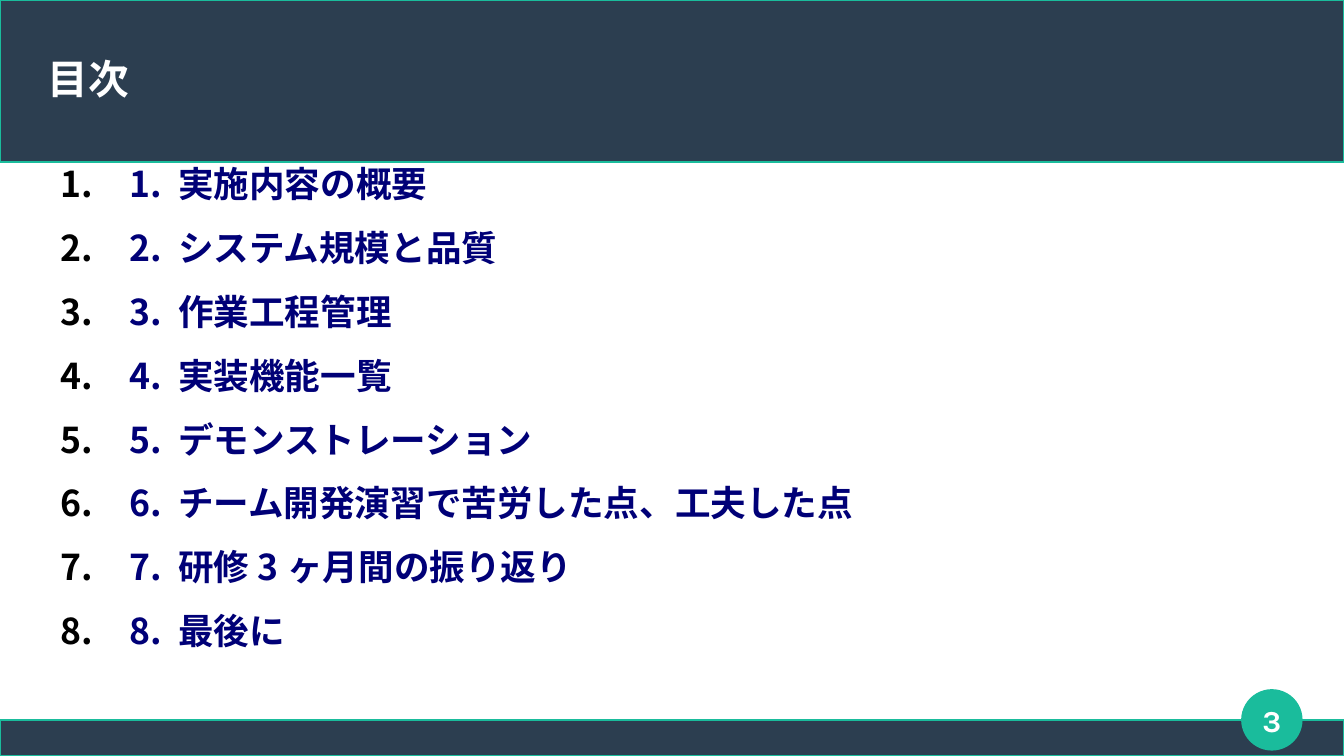
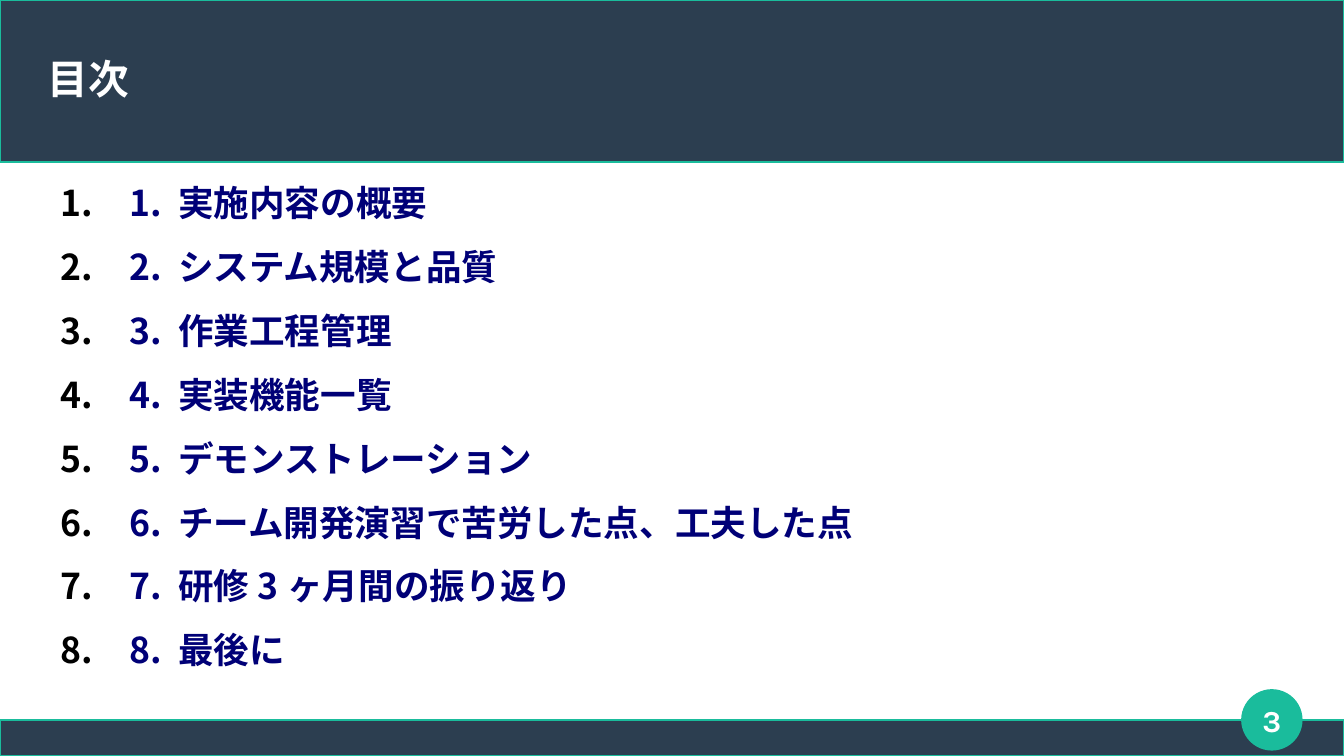
Before and after one commit to connk95/Shared-Shop, a slide deck: slide 3 of TeamUzawa_Sharing_ProjectFile/発表用スライド_チーム鵜澤.odp. Drawn at 1344x756 pixels with LibreOffice and Linux fonts; fonts in the diff are those of the drawing. Boxes give left, top, right and bottom in pixels: in the first picture for what was removed or moved away, otherwise in the second. Text is boxed around its words. In the diff, an @@ line names an element or a change of style, - is before the commit and + after.

```diff
--- a/TeamUzawa_Sharing_ProjectFile/発表用スライド_チーム鵜澤.odp
+++ b/TeamUzawa_Sharing_ProjectFile/発表用スライド_チーム鵜澤.odp
@@ text "1. 実施内容の概要" rewrapped from (x1=61, y1=162, x2=853, y2=648) to (x1=61, y1=185, x2=853, y2=667) @@
```
Also in this commit, not shown: 8 other slides changed.
